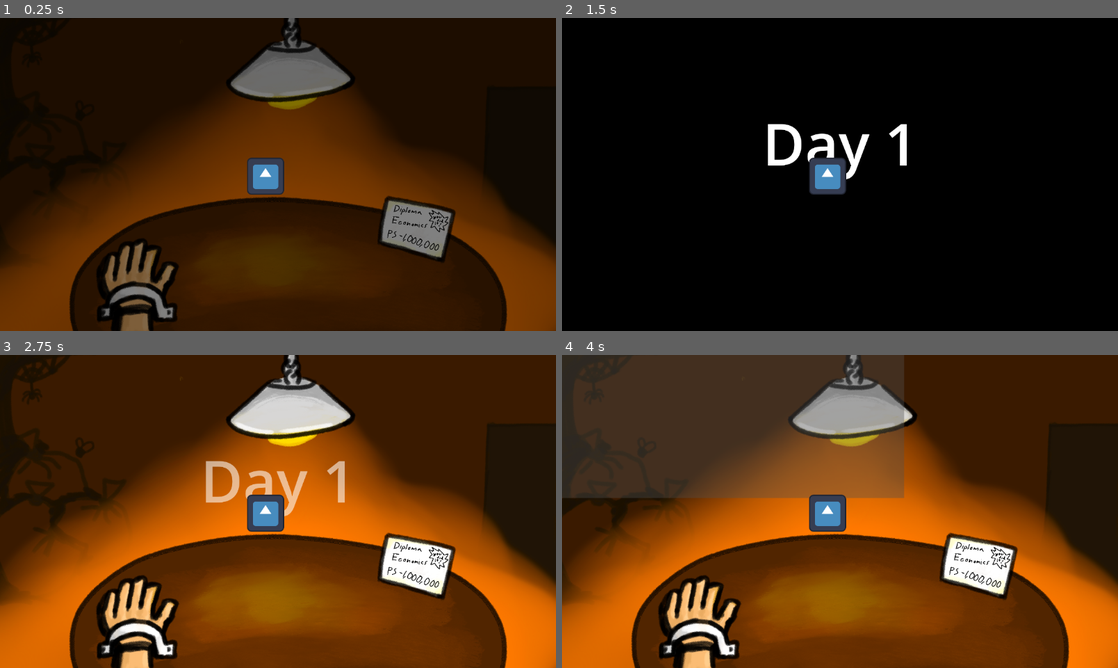
Above: before the commit, frames 1-4 (two rows, left to right).
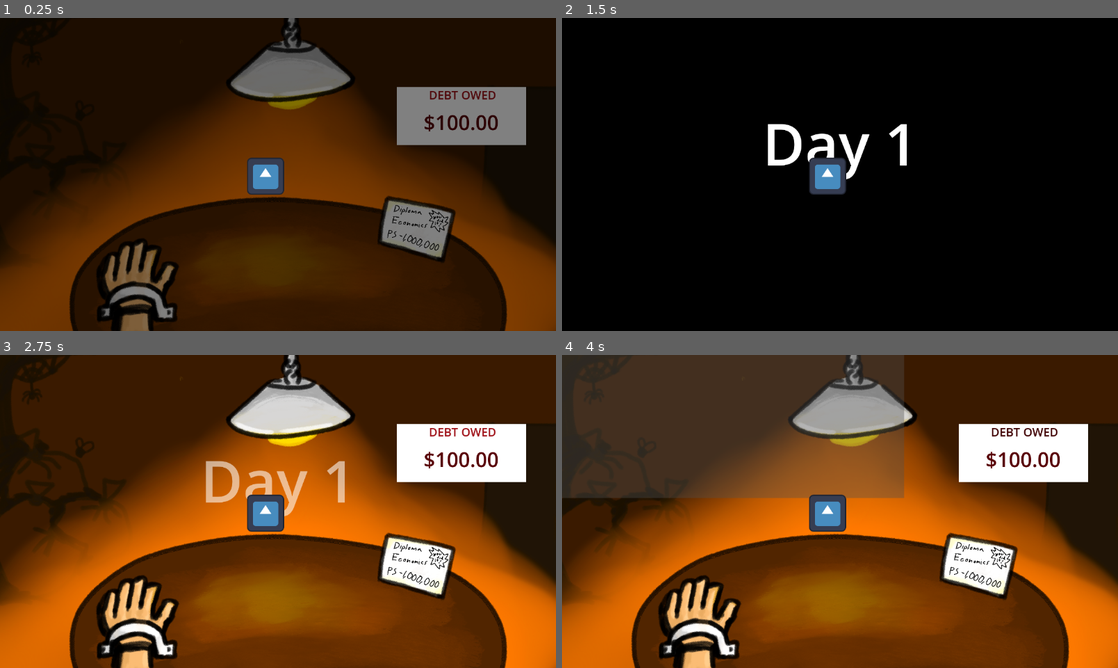
Above: after the commit, the same moments.

Repository: noah0young/EconomicBubble
Game: Godot game, scene res://Scenes/main.tscn
Two runs of this game, one before a commit and one after it. Both use one fixed random seed, a clock stepped at 60 frames per second and the inputs below. The engine's default icon, where the game draws it, is replaced by a stand-in: a white triangle on a blue panel in a dark square.
Inputs (mouse positions are in pixels of both pictures, inside the frame that each line leads up to):
- Up to frame 1 (0.25 s): no input
- Up to frame 2 (1.5 s): tap Enter at 0.5 s; move the mouse to (962, 158) at 0.52 s; click (962, 158) at 0.67 s; move the mouse to (728, 190) at 1.27 s; click (728, 190) at 1.42 s
- Up to frame 3 (2.75 s): move the mouse to (333, 442) at 2.02 s; click (333, 442) at 2.17 s
- Up to frame 4 (4 s): move the mouse to (812, 574) at 2.77 s; click (812, 574) at 2.92 s; tap Space at 3.5 s; move the mouse to (1006, 558) at 3.52 s; click (1006, 558) at 3.67 s

The runs differ from the first frame. In frame 1, 4.2% of the frame differs, in the area x 71-95%, y 22-41%; in frame 2, nothing differs; in frame 3, 4.3%; in frame 4, 4.3%.

Commit message:
Added debt move

Diff:
--- a/Scenes/main.tscn
+++ b/Scenes/main.tscn
@@ -6,6 +6,7 @@
 [ext_resource type="Texture2D" uid="uid://bnohdinlwf0dh" path="res://Art/BG/BG-3.png" id="3_1r7um"]
 [ext_resource type="Texture2D" uid="uid://bqhjiw1gkdcpq" path="res://Art/BG/BG-4.png" id="4_1cvxj"]
 [ext_resource type="Texture2D" uid="uid://bahm6a0b5hayo" path="res://Art/BG/BG-5.png" id="5_wguxr"]
+[ext_resource type="Script" path="res://Scripts/ui.gd" id="7_aq7d8"]
 [ext_resource type="Script" path="res://Scripts/ButtonFX.gd" id="7_eupm5"]
 [ext_resource type="Texture2D" uid="uid://c4322nvfmm02u" path="res://icon.svg" id="7_lxp5v"]
 [ext_resource type="Script" path="res://Scripts/GameModel.gd" id="8_eis76"]
@@ -756,13 +757,16 @@
 sprite_frames = SubResource("SpriteFrames_vhbbb")
 animation = &"flicker"
 
-[node name="UI" type="Control" parent="CanvasLayer/Background"]
+[node name="UI" type="Control" parent="CanvasLayer/Background" node_paths=PackedStringArray("model", "debtValueLabel")]
 layout_mode = 3
 anchors_preset = 15
 anchor_right = 1.0
 anchor_bottom = 1.0
 grow_horizontal = 2
 grow_vertical = 2
+script = ExtResource("7_aq7d8")
+model = NodePath("../../../GameModel")
+debtValueLabel = NodePath("ColorRect/DebtValueLabel")
 
 [node name="Control" type="Control" parent="CanvasLayer/Background/UI"]
 layout_mode = 1
@@ -808,6 +812,36 @@
 libraries = {
 "": SubResource("AnimationLibrary_2ku3o")
 }
+
+[node name="ColorRect" type="ColorRect" parent="CanvasLayer/Background/UI"]
+layout_mode = 0
+offset_left = 410.0
+offset_top = -302.0
+offset_right = 856.0
+offset_bottom = -102.0
+
+[node name="DebtTitleLabel" type="RichTextLabel" parent="CanvasLayer/Background/UI/ColorRect"]
+layout_mode = 1
+anchors_preset = 10
+anchor_right = 1.0
+offset_bottom = 55.0
+grow_horizontal = 2
+bbcode_enabled = true
+text = "[font_size={40}][center][pulse freq=0.8 color=#520206][color=#a81118] DEBT OWED"
+
+[node name="DebtValueLabel" type="RichTextLabel" parent="CanvasLayer/Background/UI/ColorRect"]
+layout_mode = 1
+anchors_preset = 12
+anchor_top = 1.0
+anchor_right = 1.0
+anchor_bottom = 1.0
+offset_top = -126.0
+grow_horizontal = 2
+grow_vertical = 0
+bbcode_enabled = true
+text = "[font_size={70}][center][color=#570004] - $1000000"
+fit_content = true
+scroll_active = false
 
 [node name="DayStartAnimationPlayer" type="AnimationPlayer" parent="CanvasLayer/Background"]
 root_node = NodePath("../DayCountOverlay")
@@ -1000,8 +1034,9 @@
 position = Vector2(-43, 6)
 texture = ExtResource("7_lxp5v")
 
-[node name="GameModel" type="Node" parent="." node_paths=PackedStringArray("musicManager", "animManager", "newsContButton", "replyHolder", "promptTextBox")]
+[node name="GameModel" type="Node" parent="." node_paths=PackedStringArray("uiManager", "musicManager", "animManager", "newsContButton", "replyHolder", "promptTextBox")]
 script = ExtResource("8_eis76")
+uiManager = NodePath("../CanvasLayer/Background/UI")
 musicManager = NodePath("../BackgroundMusic")
 animManager = NodePath("../AnimManager")
 newsContButton = NodePath("../CanvasLayer/Background/NewsOverlay/NewsContButton")
--- a/Scripts/GameModel.gd
+++ b/Scripts/GameModel.gd
@@ -3,6 +3,7 @@
 
 var roundNum = 0
 
+@export var uiManager : UI;
 @export var musicManager : BackgroundMusicManager;
 const DAY_TRANS_VOL = -10
 
@@ -31,6 +32,9 @@
 const PROMPT_TEXT_BBCODE : String = "[font_size={50}][center]"
 const TIME_BETWEEN_CHAR : float = 0.05
 var effects : Array[AbstractEcoEffect];
+
+func _ready():
+	await uiManager.setDebt(getDebt(), true);
 
 func nextRound():
 	musicManager.setTargetVolFade(isGoingPoorly(), DAY_TRANS_VOL);
@@ -128,6 +132,7 @@
 	await animManager.playHideUIPrompt()
 	clearPromptText();
 	clearReplies();
+	await uiManager.setDebt(getDebt());
 	for i in range(effects.size() - 1, -1, -1):
 		print("Applying Effect [" + str(i) + "]");
 		var effect = effects[i]
--- /dev/null
+++ b/Scripts/ui.gd
@@ -0,0 +1,53 @@
+extends Control
+class_name UI
+
+@export var model : GameModel;
+const debtValueBBCode : String = "[font_size={70}][center][color=#570004]"
+@export var debtValueLabel : RichTextLabel;
+
+const BASE_DEBT_MOVE_SPEED = 10
+const DEBT_MOVE_SPEED_ACC = 1
+var curDebtMoveSpeed;
+
+var debtCurVal : float;
+var targetDebtValue : float;
+var usingTargetDebtVal : bool;
+signal finishedUpdatingDebtSignal;
+
+func _ready() -> void:
+	debtCurVal = model.getDebt();
+
+func _process(delta : float):
+	updateDebt(delta)
+
+func updateDebt(delta : float):
+	# pos dir or neg dir based on if debt is increasing or decreasing
+	if (usingTargetDebtVal):
+		curDebtMoveSpeed += DEBT_MOVE_SPEED_ACC
+		var dir = 1;
+		if (debtCurVal > targetDebtValue):
+			dir = -1;
+		debtCurVal += dir * delta * curDebtMoveSpeed;
+		if (debtCurVal * dir > targetDebtValue * dir):
+			debtCurVal = targetDebtValue
+			usingTargetDebtVal = false
+			finishedUpdatingDebtSignal.emit()
+		_setDebtText(debtCurVal)
+
+
+func _setDebtText(val):
+	var isNeg = val < 0
+	var absVal = abs(val)
+	var startOfDebtText = "$";
+	var absValAsStr = "%.2f" % absVal
+	debtValueLabel.set_text(debtValueBBCode + startOfDebtText + absValAsStr)
+
+func setDebt(val : float, immediate : bool = false):
+	if (immediate):
+		_setDebtText(val)
+		usingTargetDebtVal = false;
+	else:
+		curDebtMoveSpeed = BASE_DEBT_MOVE_SPEED
+		targetDebtValue = val
+		usingTargetDebtVal = true;
+		await finishedUpdatingDebtSignal
Not shown: 1 places in Scenes/main.tscn that only renumber resources
Not shown, changed: export_presets.cfg
